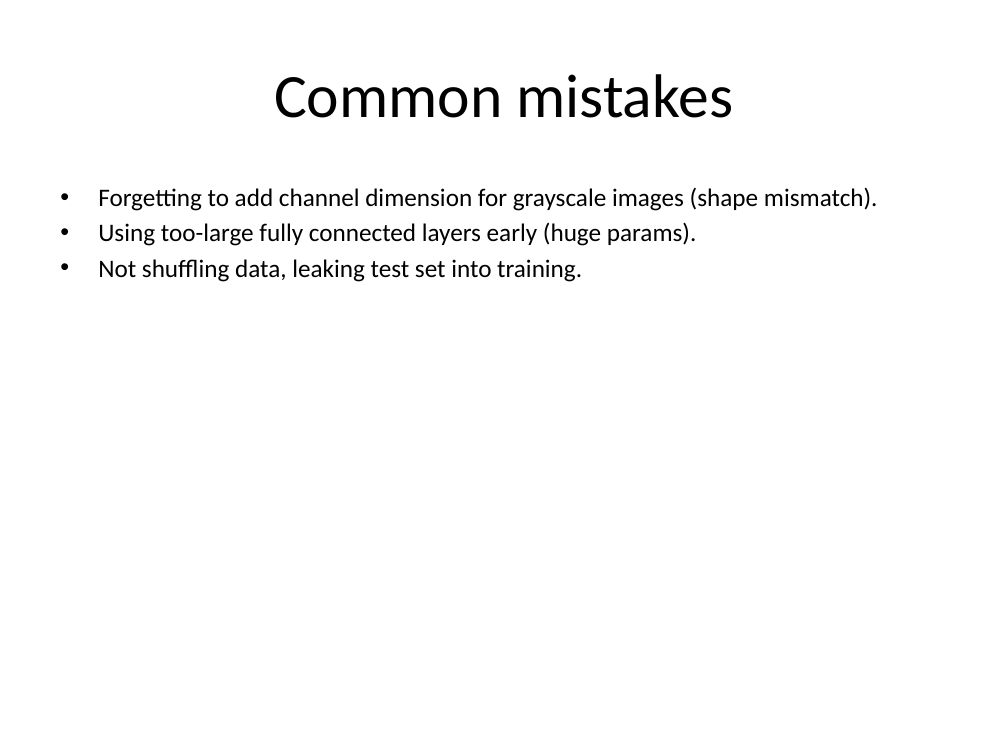
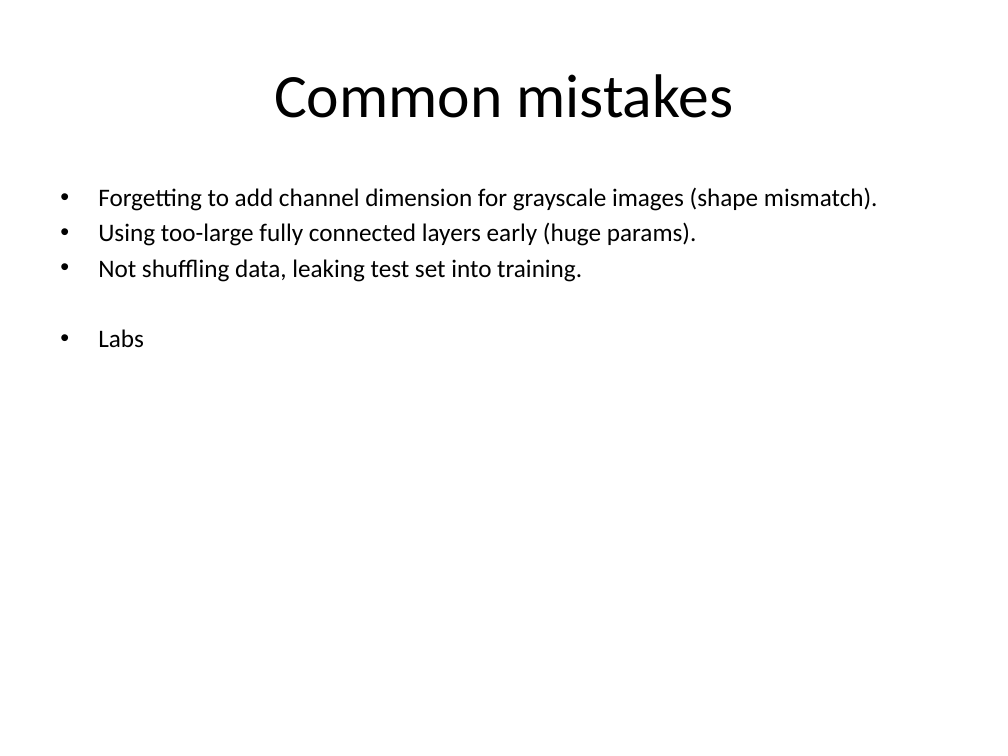
Before and after one commit to neelsoumya/teaching_neural_networks, a slide deck: slide 19 of Convolutional_Neural_Networks_CNNs.pptx (slide 12 before the commit). Drawn at 1008x756 pixels with LibreOffice and Linux fonts; fonts in the diff are those of the drawing. Boxes give left, top, right and bottom in pixels: in the first picture for what was removed or moved away, otherwise in the second. Text is boxed around its words. In the diff, an @@ line names an element or a change of style, - is before the commit and + after.

```diff
--- a/Convolutional_Neural_Networks_CNNs.pptx
+++ b/Convolutional_Neural_Networks_CNNs.pptx
@@ text at (x1=98, y1=329, x2=144, y2=348): paragraph added @@
+• Labs
```
Also in this commit, not shown: 10 other slides changed, 9 slides added, 2 slides removed, 3 other files.
